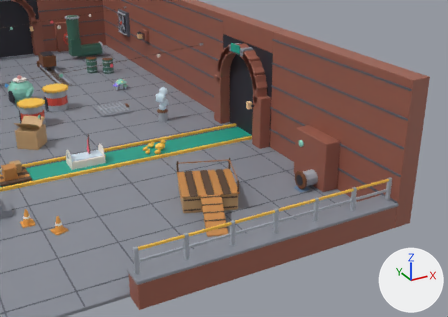
Renders of the FBX model assets/cat-cafe/exports/CatCafe_Sewer_Set.fbx from each side of a commit.
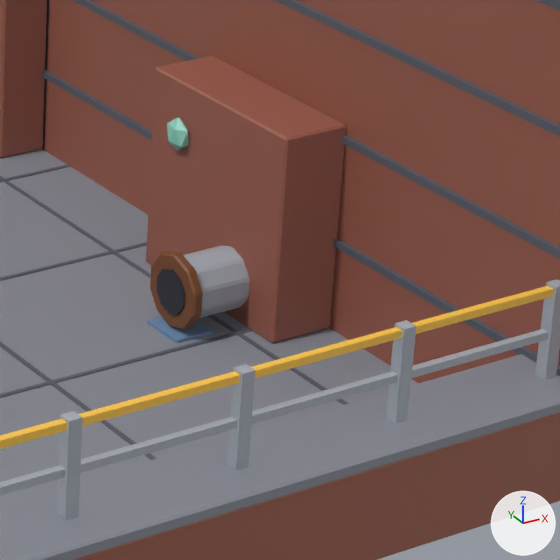
There are two pictures of each version: one from a camera (50 mm lens) standing at (0.0161, -0.8752, 0.3269) and looking at (0.3369, -0.292, 0.0353), one close up on the part from 58% to 87% of the width and 35% to 77% of the height. Lighting does not change. The marker at lower right points along +X, +Y and +Z. The older version's two pictures come first. Where no turn or scale is listed for an object, it has been applied to the vertices.

In view in the first close-up: 'CatCafe_Sewer_Set', 'CatCafe_Sewer_Set_004_TunnelArch', 'CatCafe_Sewer_Set_015_DrainPipe' and 1 more.
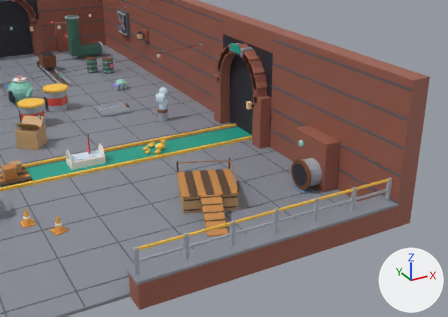
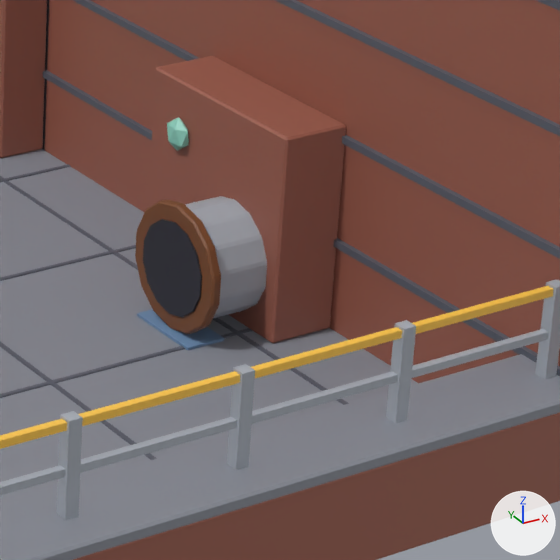
Boxes (x1, y1, x2, y2) around the edits, measured in the close-ups (560 x 560 px; the box of a moved part takes in the faces that stretch with it):
'CatCafe_Sewer_Set_015_DrainPipe', reshaped
    before: (146, 56, 346, 343)
    after: (135, 56, 346, 350)
part 1 of me_catcafe_sewer_drainpipe, added (blue)
    after: (137, 309, 224, 350)
part 2 of me_catcafe_sewer_drainpipe, rebuilt (61% wider, 70% taller)
    before: (150, 251, 203, 330)
    after: (135, 199, 221, 334)
part 3 of me_catcafe_sewer_drainpipe, deleted (blue)
    before: (147, 317, 213, 343)
part 4 of me_catcafe_sewer_drainpipe, moved or reshaped
    before: (157, 245, 250, 318)
    after: (143, 196, 267, 318)

Patch to the scene script:
```diff
--- a/assets/cat-cafe/exports/CatCafe_Sewer_Set.fbx.py
+++ b/assets/cat-cafe/exports/CatCafe_Sewer_Set.fbx.py
@@ me_catcafe_sewer_drainpipe @@
 # used by ob_catcafe_sewer_set_015_drainpipe; location = (0.0, 0.0, 0.0)
-me_catcafe_sewer_drainpipe.from_pydata(...)  # 172 vertices, 168 faces; spans x 0.402..0.444, y -0.37..-0.31, z 0.004..0.064
+me_catcafe_sewer_drainpipe.from_pydata(...)  # 228 vertices, 220 faces; spans x 0.402..0.444, y -0.37..-0.31, z 0.004..0.064
+# me_catcafe_sewer_drainpipe part 1: a new loose piece, a box spanning x 0.402..0.414, y -0.362..-0.338, z 0.0041..0.0049, in mat_catcafe_palette
+# me_catcafe_sewer_drainpipe part 2: the loose piece of 60 vertices spanning x 0.4045..0.4075, y -0.3605..-0.3395, z 0.0052..0.0268 is rebuilt with 84 vertices and now spans x 0.4045..0.4075, y -0.368..-0.332, z 0.0046..0.0414
+# me_catcafe_sewer_drainpipe part 3: the loose piece of 8 vertices spanning x 0.402..0.414, y -0.357..-0.343, z 0.0041..0.0049 is deleted
+# me_catcafe_sewer_drainpipe part 4: 76 vertices removed from x 0.404..0.434, y -0.3586..-0.3414, z 0.0072..0.0248; 108 vertices added at x 0.404..0.434, y -0.3656..-0.3344, z 0.0071..0.0389
 me_catcafe_sewer_drainpipe.materials.append(mat_catcafe_palette)
```
